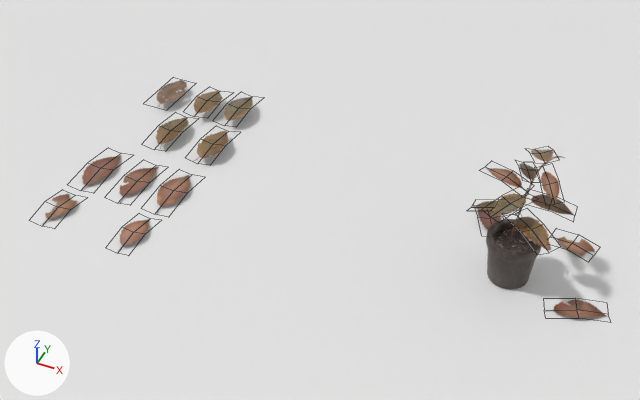
Before and after pictures for a commit that changed the Blender file src/ts/gl/elapsed/blend-files/elapsed.blend.
The view is the same before and after, from a camera (50 mm lens) standing at (0.219, -1.466, 1.37) and looking at (-0.44, -0.039, 0.095). Lighting does not change. The marker at lower left points along +X, +Y and +Z. Mesh edges are drawn as thin lines on the coarser meshes.
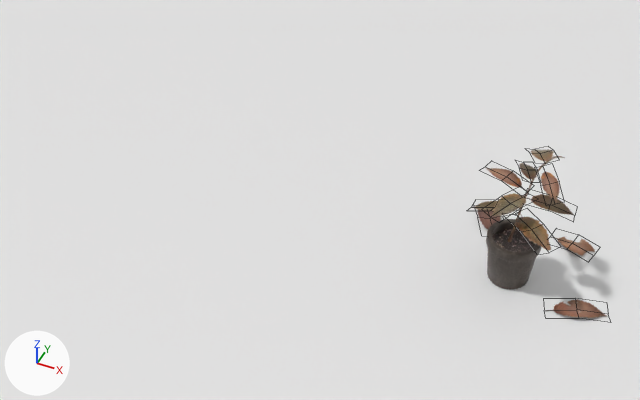
Location of each change, (x1, y1, x2, y2) in pixels of the pictures (640 x 400 px):
'Plane.014', deleted: before (156, 175, 191, 214)
'Plane.013', deleted: before (82, 155, 121, 190)
'Plane.016', deleted: before (119, 166, 159, 203)
'Plane', deleted: before (194, 131, 229, 161)
'Plane.012', deleted: before (117, 219, 150, 253)
'Plane.004', deleted: before (156, 117, 189, 150)
'Plane.001', deleted: before (224, 97, 253, 126)
'Plane.003', deleted: before (156, 80, 187, 107)
'Plane.005', deleted: before (194, 90, 223, 116)
'Plane.011', deleted: before (42, 194, 78, 225)

The change, as a list of edits to the scene's bpy script:
```text
Remove ob_plane:
    ob_plane = bpy.data.objects.new('Plane', me_plane)
    ob_plane.location = (-0.834, 0.049, 0.028)
Remove ob_plane_001:
    ob_plane_001 = bpy.data.objects.new('Plane.001', me_plane_001)
    ob_plane_001.location = (-0.833, 0.219, 0.028)
Remove ob_plane_003:
    ob_plane_003 = bpy.data.objects.new('Plane.003', me_plane_004)
    ob_plane_003.location = (-1.048, 0.218, 0.028)
Remove ob_plane_004:
    ob_plane_004 = bpy.data.objects.new('Plane.004', me_plane_005)
    ob_plane_004.location = (-0.939, 0.054, 0.028)
Remove ob_plane_005:
    ob_plane_005 = bpy.data.objects.new('Plane.005', me_plane_006)
    ob_plane_005.location = (-0.935, 0.221, 0.028)
Remove ob_plane_011:
    ob_plane_011 = bpy.data.objects.new('Plane.011', me_plane_012)
    ob_plane_011.location = (-1.043, -0.235, 0.007)
Remove ob_plane_012:
    ob_plane_012 = bpy.data.objects.new('Plane.012', me_plane_013)
    ob_plane_012.location = (-0.819, -0.235, 0.007)
Remove ob_plane_013:
    ob_plane_013 = bpy.data.objects.new('Plane.013', me_plane_014)
    ob_plane_013.location = (-1.034, -0.067, 0.007)
Remove ob_plane_014:
    ob_plane_014 = bpy.data.objects.new('Plane.014', me_plane_015)
    ob_plane_014.location = (-0.819, -0.067, 0.007)
Remove ob_plane_016:
    ob_plane_016 = bpy.data.objects.new('Plane.016', me_plane_017)
    ob_plane_016.location = (-0.931, -0.067, 0.007)
```
